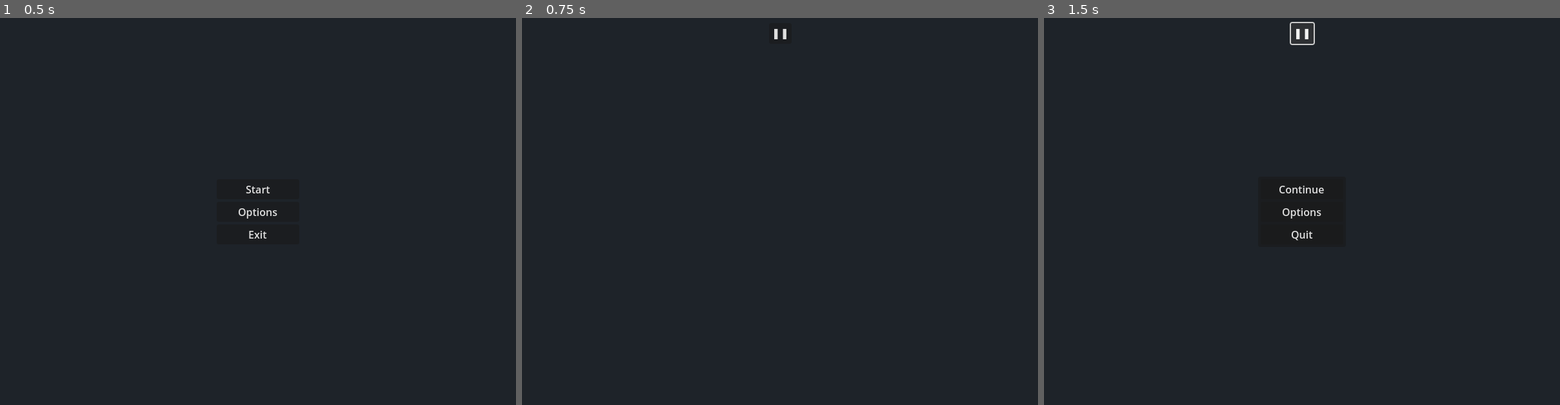
Above: before the commit, frames 1-3 (left to right).
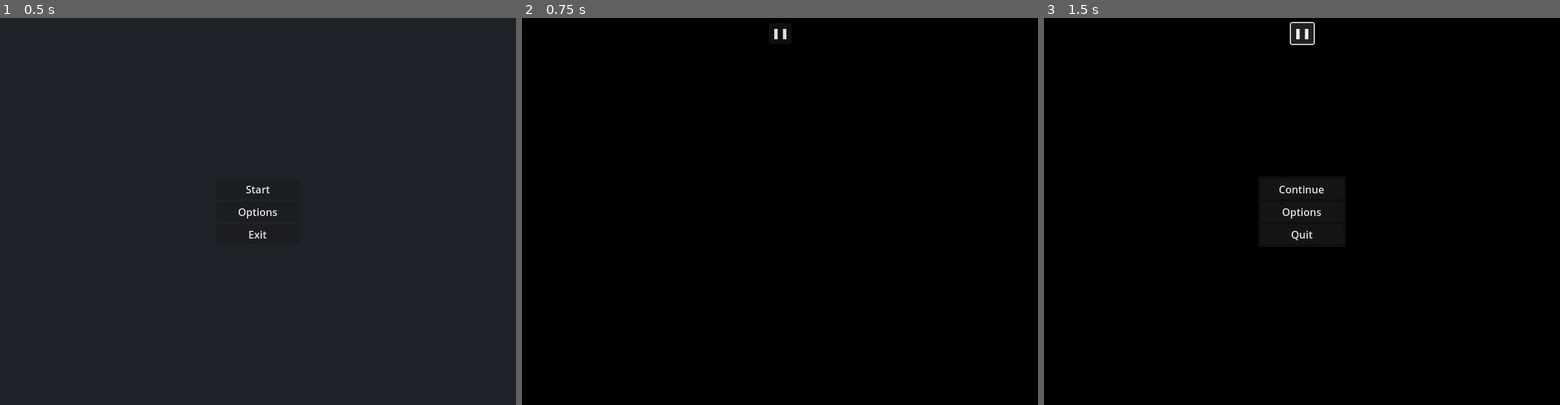
Above: after the commit, the same moments.

Repository: cyber-amr/kalam-katheeb
Game: Godot game, scene res://scenes/main_menu.tscn
The game is run twice, just before and just after one commit, with the same random seed, the same clock (stepped at 60 frames per second) and the same inputs.
Inputs:
- Up to frame 1 (0.5 s): no input
- Up to frame 2 (0.75 s): click "Start" at 0.5 s
- Up to frame 3 (1.5 s): click "❚❚" at 1.25 s

Frame 1 is identical in both runs. In frame 2, 100% of the frame differs, in the area x 0-100%, y 0-100%; in frame 3, 97%.

Commit message:
add some players

Diff:
--- a/project.godot
+++ b/project.godot
@@ -25,6 +25,10 @@
 window/size/viewport_width=800
 window/size/viewport_height=600
 
+[global_group]
+
+players="charachters who are part of the game"
+
 [rendering]
 
 renderer/rendering_method="gl_compatibility"
--- /dev/null
+++ b/scenes/player.tscn
@@ -0,0 +1,22 @@
+[gd_scene load_steps=3 format=3 uid="uid://drkrvs8a35h8e"]
+
+[sub_resource type="CapsuleMesh" id="CapsuleMesh_jv3bu"]
+radius = 0.25
+height = 1.25
+
+[sub_resource type="BoxMesh" id="BoxMesh_jcamu"]
+size = Vector3(0.375, 0.125, 0.125)
+
+[node name="player" type="Node3D" groups=["players"]]
+
+[node name="body" type="MeshInstance3D" parent="."]
+transform = Transform3D(1, 0, 0, 0, 1, 0, 0, 0, 1, 0, 0.625, 0)
+mesh = SubResource("CapsuleMesh_jv3bu")
+
+[node name="head" type="Camera3D" parent="."]
+transform = Transform3D(1, 0, 0, 0, 1, 0, 0, 0, 1, 0, 1, 0)
+
+[node name="MeshInstance3D" type="MeshInstance3D" parent="head"]
+transform = Transform3D(1, 0, 0, 0, 1, 0, 0, 0, 1, 0, 0, -0.186)
+mesh = SubResource("BoxMesh_jcamu")
+skeleton = NodePath("../..")
--- a/scenes/realm.tscn
+++ b/scenes/realm.tscn
@@ -1,6 +1,7 @@
-[gd_scene load_steps=7 format=3 uid="uid://btwaia2bbel8"]
+[gd_scene load_steps=8 format=3 uid="uid://btwaia2bbel8"]
 
 [ext_resource type="PackedScene" uid="uid://jedrohy0x1j1" path="res://scenes/client.tscn" id="1_nl1pg"]
+[ext_resource type="PackedScene" uid="uid://drkrvs8a35h8e" path="res://scenes/player.tscn" id="2_h3ohf"]
 
 [sub_resource type="Environment" id="Environment_vokm1"]
 background_energy_multiplier = 0.0
@@ -41,3 +42,15 @@
 mesh = SubResource("CylinderMesh_7s83e")
 
 [node name="client" parent="." instance=ExtResource("1_nl1pg")]
+
+[node name="1" parent="." instance=ExtResource("2_h3ohf")]
+transform = Transform3D(1, 0, 0, 0, 1, 0, 0, 0, 1, 0, 0, 1.25)
+
+[node name="2" parent="." instance=ExtResource("2_h3ohf")]
+transform = Transform3D(-4.37114e-08, 0, 1, 0, 1, 0, -1, 0, -4.37114e-08, 1.25, 0, 0)
+
+[node name="3" parent="." instance=ExtResource("2_h3ohf")]
+transform = Transform3D(-1, 0, -8.74228e-08, 0, 1, 0, 8.74228e-08, 0, -1, 0, 0, -1.25)
+
+[node name="4" parent="." instance=ExtResource("2_h3ohf")]
+transform = Transform3D(1.19249e-08, 0, -1, 0, 1, 0, 1, 0, 1.19249e-08, -1.25, 0, 0)
